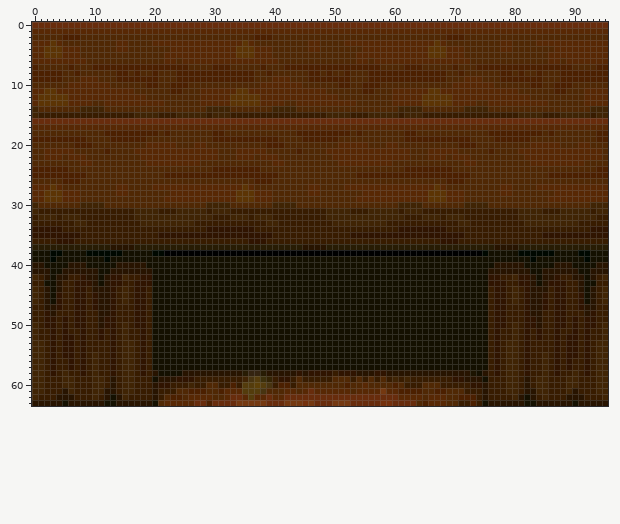
Edited in one commit: sprite sheet (enginefx/textures-32/pack013/pedestal_wooden.png). This is how it looked before the edit.
The file is 96x64 pixels. Colours within 5 levels of each other are drawn and written as one.
New version:
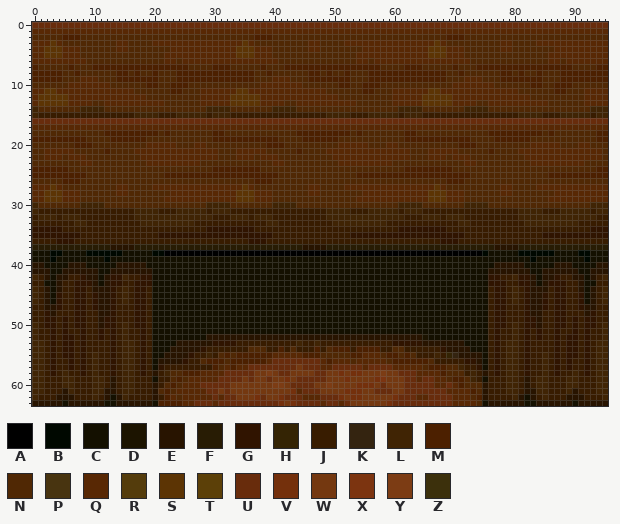
Palette (. is transparent): A #000000  B #000800  C #141000  D #1c1400  E #281400  F #281c04  G #301400  H #342404  J #381c00  K #342410  L #402404  M #4c2000  N #502804  P #483410  Q #582804  R #543c0c  S #5c3404  T #5c4008  U #682c0c  V #74300c  W #743810  X #7c3410  Y #7c3c14  Z #3c300c
Commit message: updated perspectives and brightness n stuff Redid them :)
Difference:
Changed rows in their new state; - is an unchanged pixel.
first column x 21:
52 --------EEEEEEEEEEEEEEEEEEEEEEEEEEEEEEEEEEEED---------
53 ---EEEEEEGGGGJJJJJJJJJJLJJLJJJJJJJJJJJJGGGGGEEEEEEE---
54 --EEEEEGJJJJJJJNNNJJMJNJJJMJNMMMJMMMMJJNNJJJJJJGEEEE--
55 -EEEEGJJLJNMNMMMMMMQQQQQMMMNNNNNMMQQQNMMNMNJJJLJHKEEEE
56 EEEEGJJNMMMNMMMMMMQUUUUUUUUQMQQQNQQQQQNMMMMMMNJJJJJGGE
57 GJJJJJJJJMNQMQQUUUUUUUUWUUUQQUUUUUQUUUUQQQQQNMMMNNLJJG
58 JLNNMMMQQQQUUUUUWWYWUUWWWWUUWWVWVVWWWYWWUUUQQQQMNNNJLJ
59 JJNMNQQQQQUUUUWUWWUWWVWUUUUUWWWVWWWWVXWWWUUQUUQQNMMNLJ
60 JNMNQQQUUUUUWWWWWWWYYWUUUUWWYWWWWVVVWUWWWUUUUUQQUQMNNN
61 NMNQQQQQUUWUWWWWWWWWWWVQU-UWWWWVVVWWUUUWWUUUUUUUQQQQMN
62 -MQNQ----UQU-WWWVUWWV---QQQ---VWVVWWWWWVUUU-QUUUUQQQNM
63 MMMM----UQ---UUUUU--V-VUUU-Q-UQUWWWWWW-----UUUUUUQQQQN
